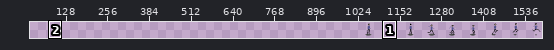
Two states of a sprite sheet, Project/Content/Sprites/Player/player.png. Above: a wide view before the commit, with the close-up outlined.
Close-up. Before:
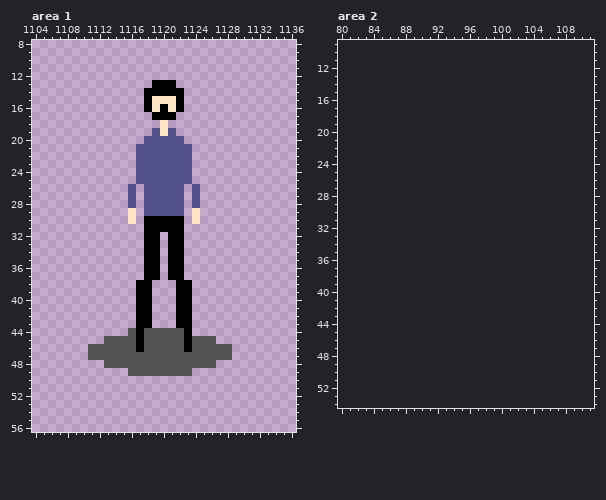
The file is 576x64 pixels. Shown: area 1: x 1104..1136, y 8..56; area 2: x 80..111, y 9..54. The old version is drawn lined up with the new one, on the new canvas. The wide view leaves out empty margins. The commit also changed other parts of the picture, which this record leaves out.
Once edited:
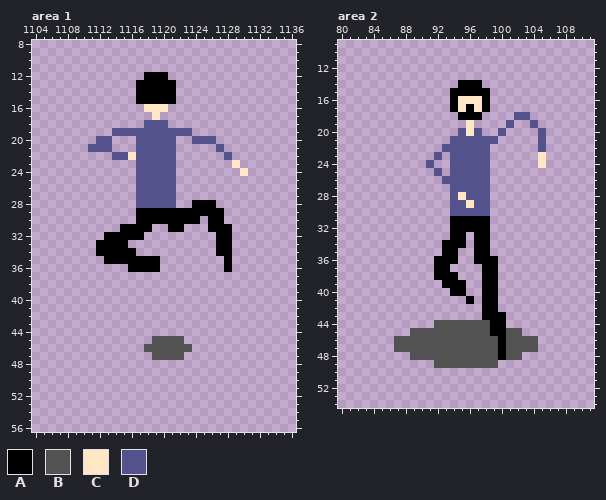
Palette (. is transparent): A #000000  B #525252  C #ffe7c5  D #53528c
From old to new:
canvas 576x64 -> 1600x64, the old top-left corner now at 1024,0
--- area 1
@@ x 1104..1136 @@
 11 .................................
-12 .................................
-13 ...............AAA...............
-14 ..............AAAAA..............
-15 ..............ACCCA..............
-16 ..............ACACA..............
-17 ...............AAA...............
-18 ................C................
-19 ...............DCD...............
-20 ..............DDDDD..............
-21 .............DDDDDDD.............
-22 .............DDDDDDD.............
-23 .............DDDDDDD.............
-24 .............DDDDDDD.............
-25 .............DDDDDDD.............
-26 ............D.DDDDD.D............
-27 ............D.DDDDD.D............
-28 ............D.DDDDD.D............
-29 ............C.DDDDD.C............
-30 ............C.AAAAA.C............
-31 ..............AAAAA..............
-32 ..............AA.AA..............
-33 ..............AA.AA..............
-34 ..............AA.AA..............
-35 ..............AA.AA..............
-36 ..............AA.AA..............
-37 ..............AA.AA..............
-38 .............AA...AA.............
-39 .............AA...AA.............
-40 .............AA...AA.............
-41 .............AA...AA.............
-42 .............AA...AA.............
-43 .............AA...AA.............
-44 ............BABBBBBA.............
-45 .........BBBBABBBBBABBB..........
-46 .......BBBBBBABBBBBABBBBB........
-47 .......BBBBBBBBBBBBBBBBBB........
-48 .........BBBBBBBBBBBBBB..........
-49 ............BBBBBBBB.............
+12 ..............AAA................
+13 .............AAAAA...............
+14 .............AAAAA...............
+15 .............AAAAA...............
+16 ..............CCC................
+17 ...............C.................
+18 ..............DDD................
+19 ..........DDDDDDDDDD.............
+20 ........DD...DDDDD..DDD..........
+21 .......DDD...DDDDD.....D.........
+22 ..........DDCDDDDD......D........
+23 .............DDDDD.......C.......
+24 .............DDDDD........C......
+25 .............DDDDD...............
+26 .............DDDDD...............
+27 .............DDDDD...............
+28 .............DDDDD..AAA..........
+29 .............AAAAAAAAAAA.........
+30 .............AAAAAAAA.AA.........
+31 ...........AAAA..AA...AAA........
+32 .........AAAAA.........AA........
+33 ........AAAA...........AA........
+34 ........AAAAA..........AA........
+35 .........AAAAAAA........A........
+36 ............AAAA........A........
+37 .................................
+38 .................................
+39 .................................
+40 .................................
+41 .................................
+42 .................................
+43 .................................
+44 .................................
+45 ...............BBBB..............
+46 ..............BBBBBB.............
+47 ...............BBBB..............
+48 .................................
+49 .................................
 50 .................................
--- area 2
@@ x 80..111 @@
 13 ................................
-14 ................................
-15 ................................
-16 ................................
-17 ................................
-18 ................................
-19 ................................
-20 ................................
-21 ................................
-22 ................................
-23 ................................
-24 ................................
-25 ................................
-26 ................................
-27 ................................
-28 ................................
-29 ................................
-30 ................................
-31 ................................
-32 ................................
-33 ................................
-34 ................................
-35 ................................
-36 ................................
-37 ................................
-38 ................................
-39 ................................
-40 ................................
-41 ................................
-42 ................................
-43 ................................
-44 ................................
-45 ................................
-46 ................................
-47 ................................
-48 ................................
-49 ................................
+14 ...............AAA..............
+15 ..............AAAAA.............
+16 ..............ACCCA.............
+17 ..............ACACA.............
+18 ...............AAA....DD........
+19 ................C....D..D.......
+20 ...............DCD..D....D......
+21 ..............DDDDDD.....D......
+22 .............DDDDDD......D......
+23 ............D.DDDDD......C......
+24 ...........D..DDDDD......C......
+25 ............D.DDDDD.............
+26 .............DDDDDD.............
+27 ..............DDDDD.............
+28 ..............DCDDD.............
+29 ..............DDCDD.............
+30 ..............DDDDD.............
+31 ..............AAAAA.............
+32 ..............AAAAA.............
+33 ..............AA.AA.............
+34 .............AAA.AA.............
+35 .............AA..AA.............
+36 ............AAA..AAA............
+37 ............AA....AA............
+38 ............AAA...AA............
+39 .............AAA..AA............
+40 ..............AA..AA............
+41 ................A.AA............
+42 ..................AA............
+43 ..................AAA...........
+44 ............BBBBBBBAA...........
+45 .........BBBBBBBBBBAABB.........
+46 .......BBBBBBBBBBBBBABBBB.......
+47 .......BBBBBBBBBBBBBABBBB.......
+48 .........BBBBBBBBBBBABB.........
+49 ............BBBBBBBB............
 50 ................................
Changed places in both close-ups, as pixel boxes (x1, y1, x2, y2):
changed: (88, 72, 248, 376)
added: (394, 80, 546, 368)
